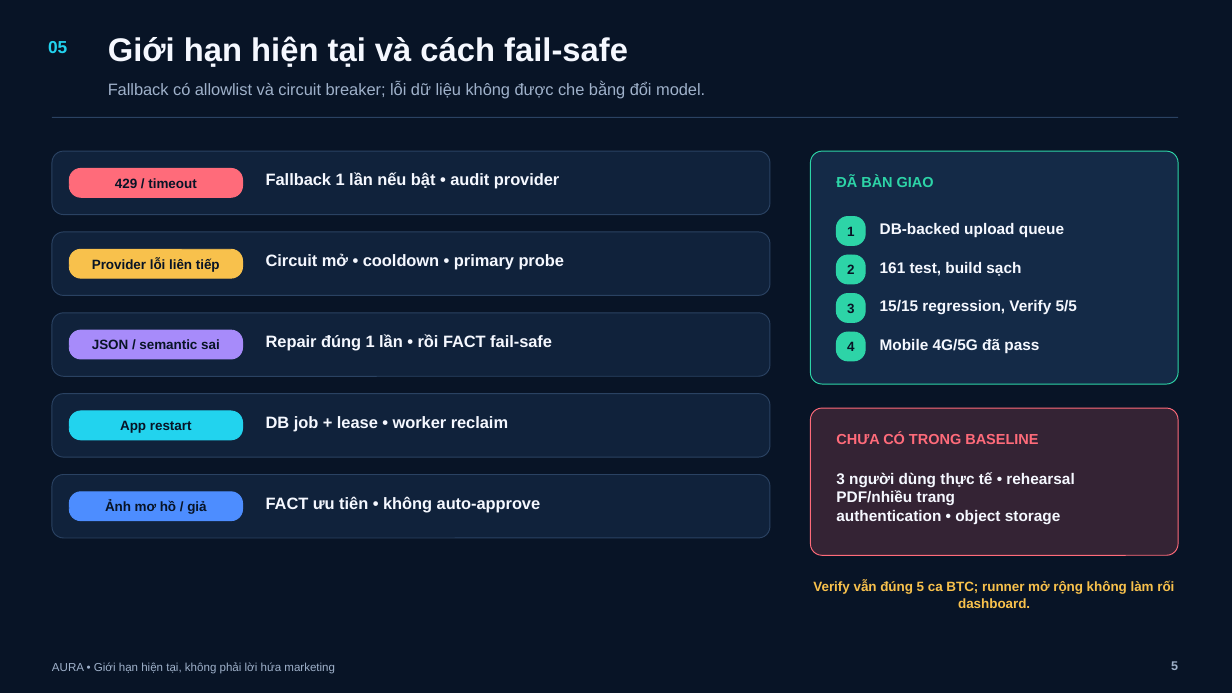
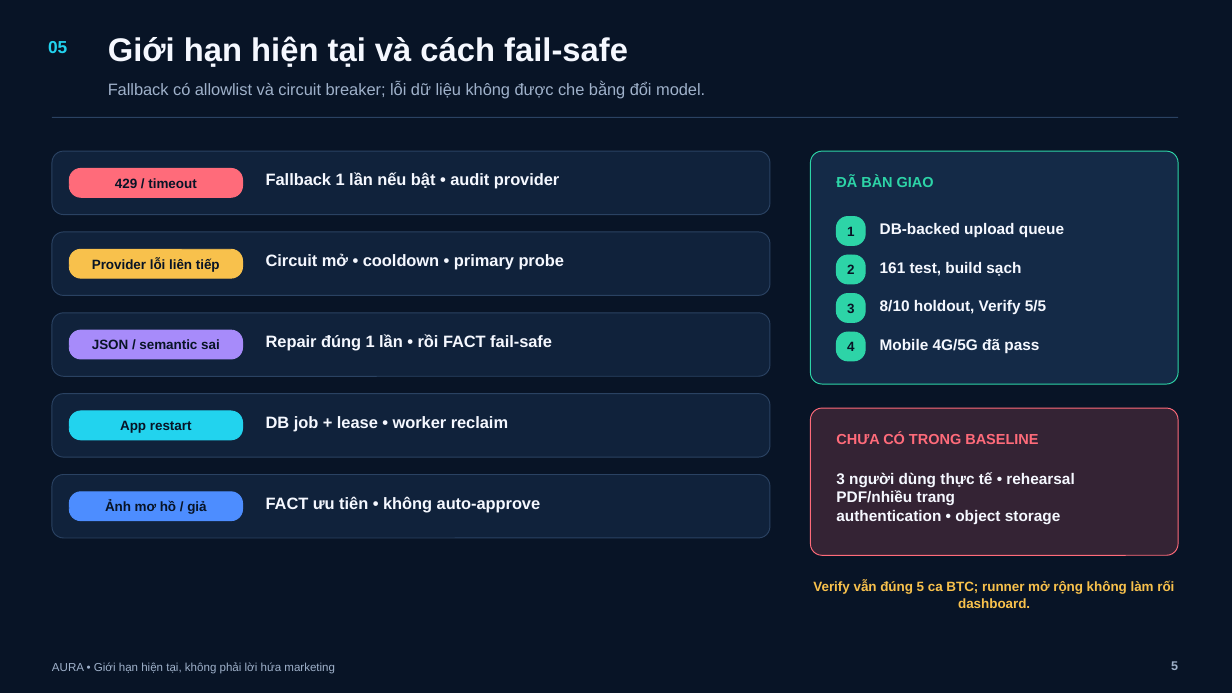
Before and after one commit to BondPhuPhamzZ/AURA, a slide deck: slide 5 of AURA/submission/AURA_5_SLIDES.pptx. Drawn at 1232x693 pixels with LibreOffice and Linux fonts; fonts in the diff are those of the drawing. Boxes give left, top, right and bottom in pixels: in the first picture for what was removed or moved away, otherwise in the second. Text is boxed around its words. In the diff, an @@ line names an element or a change of style, - is before the commit and + after.

Commit message:
docs: record holdout evidence and localization plan

```diff
--- a/AURA/submission/AURA_5_SLIDES.pptx
+++ b/AURA/submission/AURA_5_SLIDES.pptx
@@ text at [880, 300, 1046, 314]: text changed @@
-15/15 regression, Verify 5/5
+8/10 holdout, Verify 5/5
```
Also in this commit, not shown: 4 other slides changed, 11 other files.
